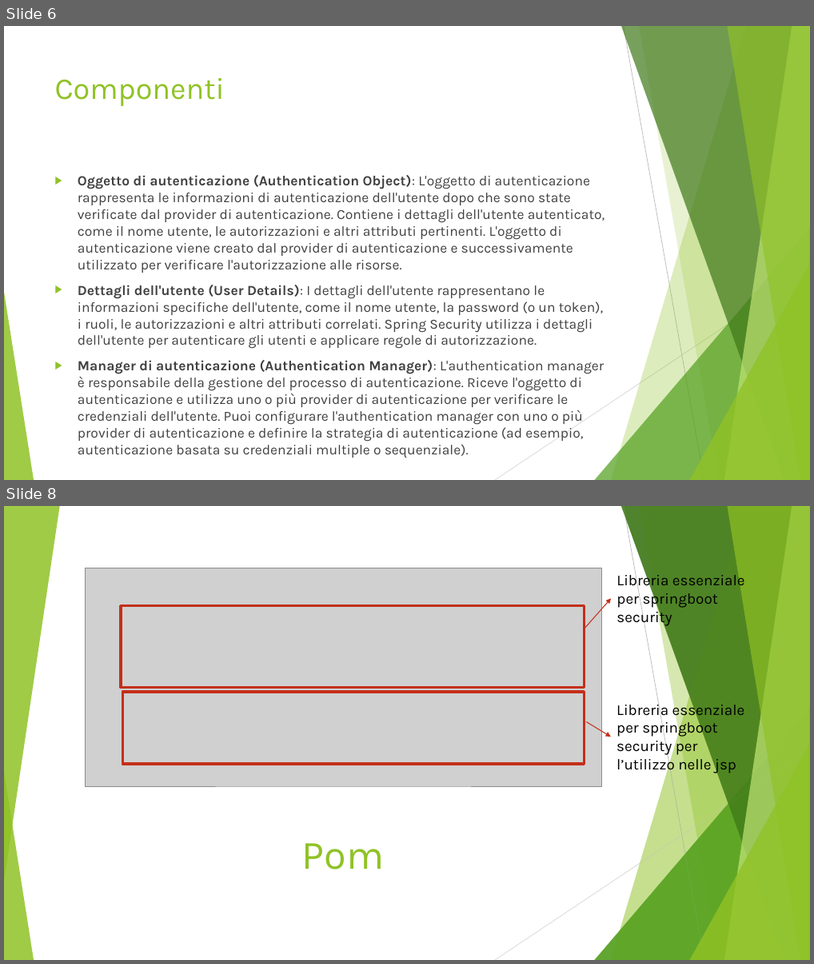
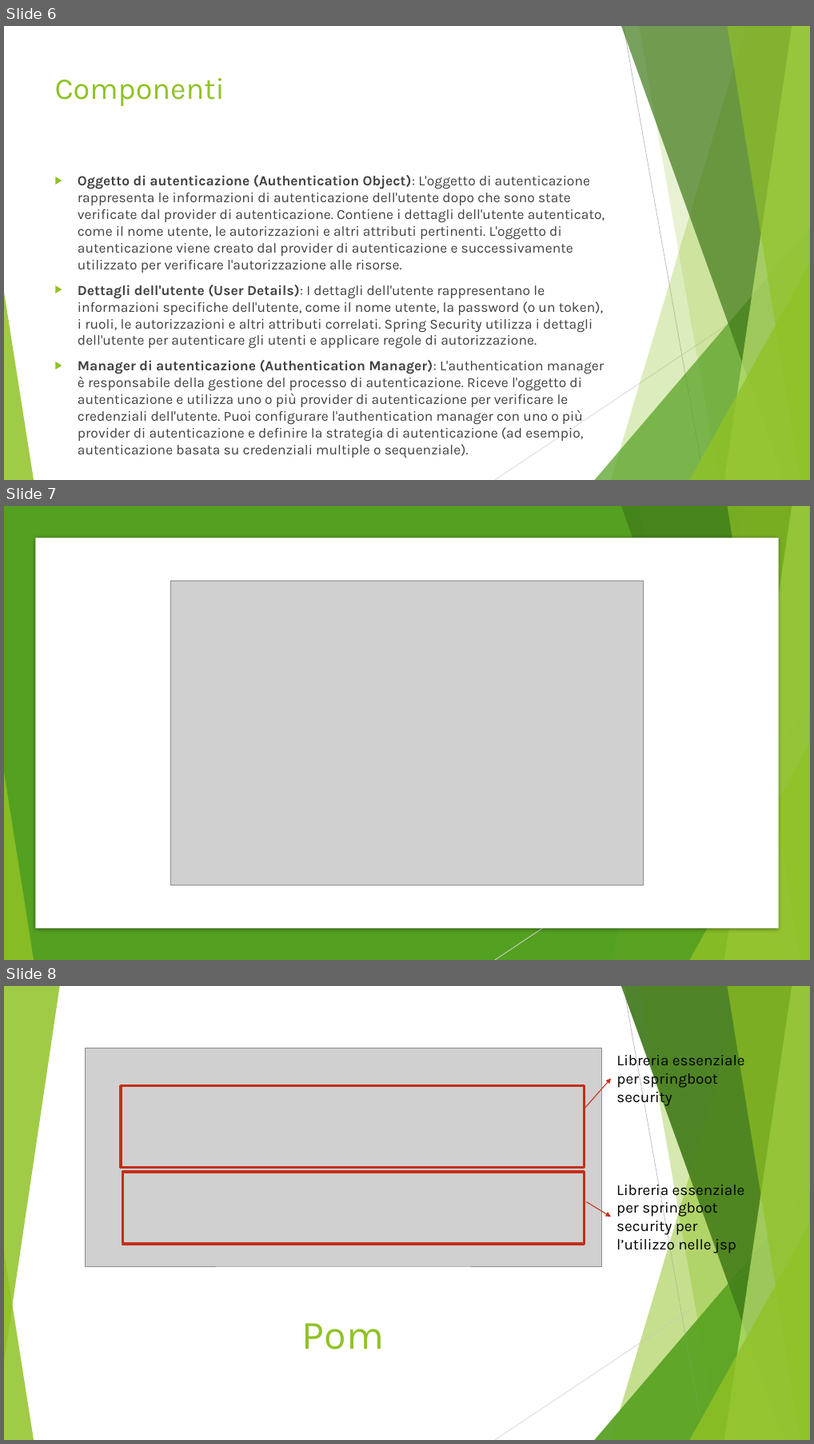
Before and after one commit to AlessandroS94/corso_21122022, a slide deck: Day 8/slide/Spring Boot Security.pptx. Shown one above the other, each under a label of ours: slides 6 and 8 before the commit, slides 6, 7 and 8 after it; the slides between them are not shown. The pictures are 814x964 and 814x1444 pixels, drawn with LibreOffice and Linux fonts; fonts in the diff are those of the drawing; grey boxes stand for pictures. Boxes give left, top, right and bottom in pixels: in the first picture for what was removed or moved away, otherwise in the second. Text is boxed around its words. In the diff, an @@ line names an element or a change of style, - is before the commit and + after.

```diff
--- a/Day 8/slide/Spring Boot Security.pptx
+++ b/Day 8/slide/Spring Boot Security.pptx
@@ slide 7 added at (x1=4, y1=506, x2=810, y2=960), background #FFFFFF; not listed: 8 template elements that a slide beside it also shows @@
@@ rectangle added at (x1=4, y1=506, x2=810, y2=960), fill #54A021 @@
@@ rectangle added at (x1=35, y1=538, x2=779, y2=928), fill #FFFFFF @@
@@ picture added at (x1=171, y1=581, x2=643, y2=884) @@
@@ group added at (x1=4, y1=506, x2=810, y2=960): 5 freeform shapes, 3 triangles, 1 line @@
@@ group added at (x1=4, y1=506, x2=810, y2=960): 5 freeform shapes, 3 triangles, 1 line @@
```
Also in this commit, not shown: 2 slides changed, 6 other slides added.
